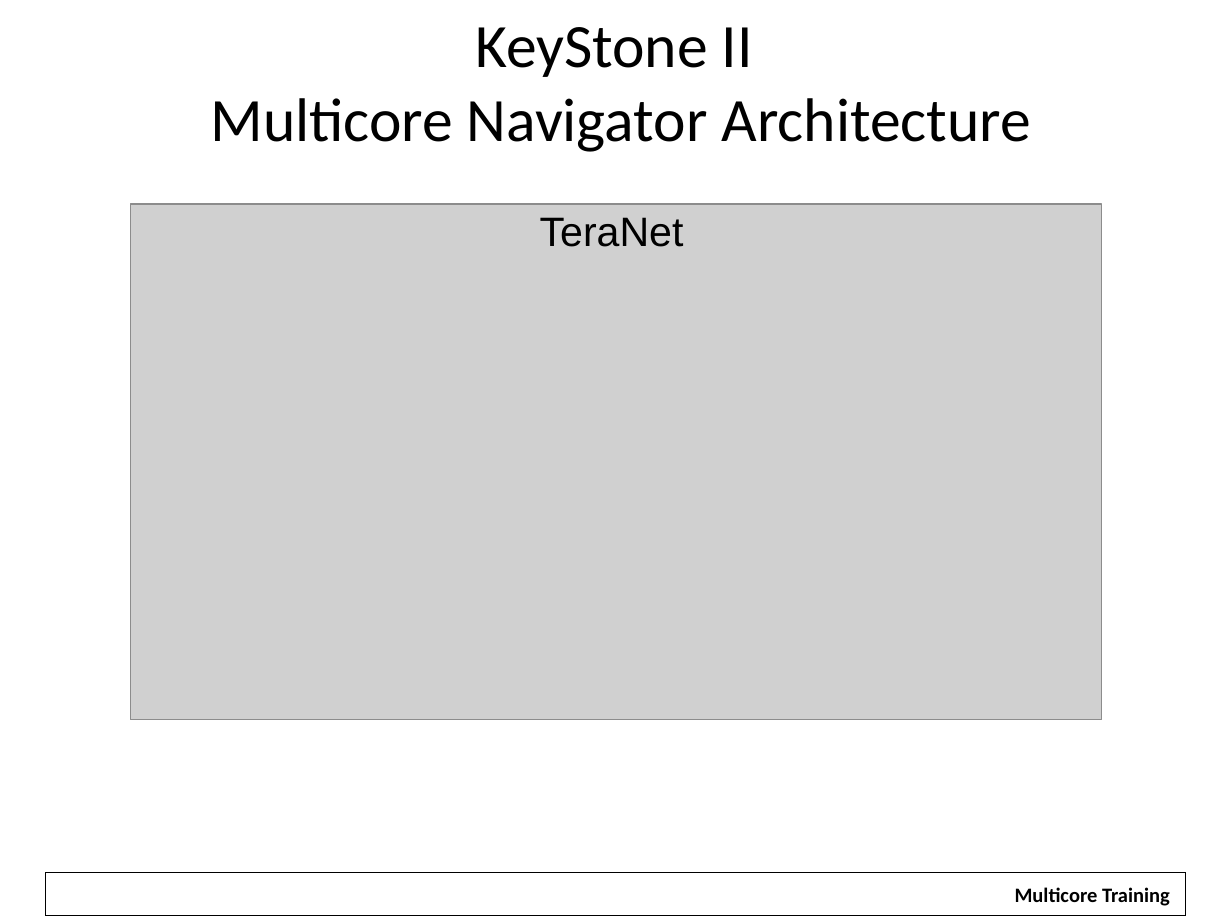
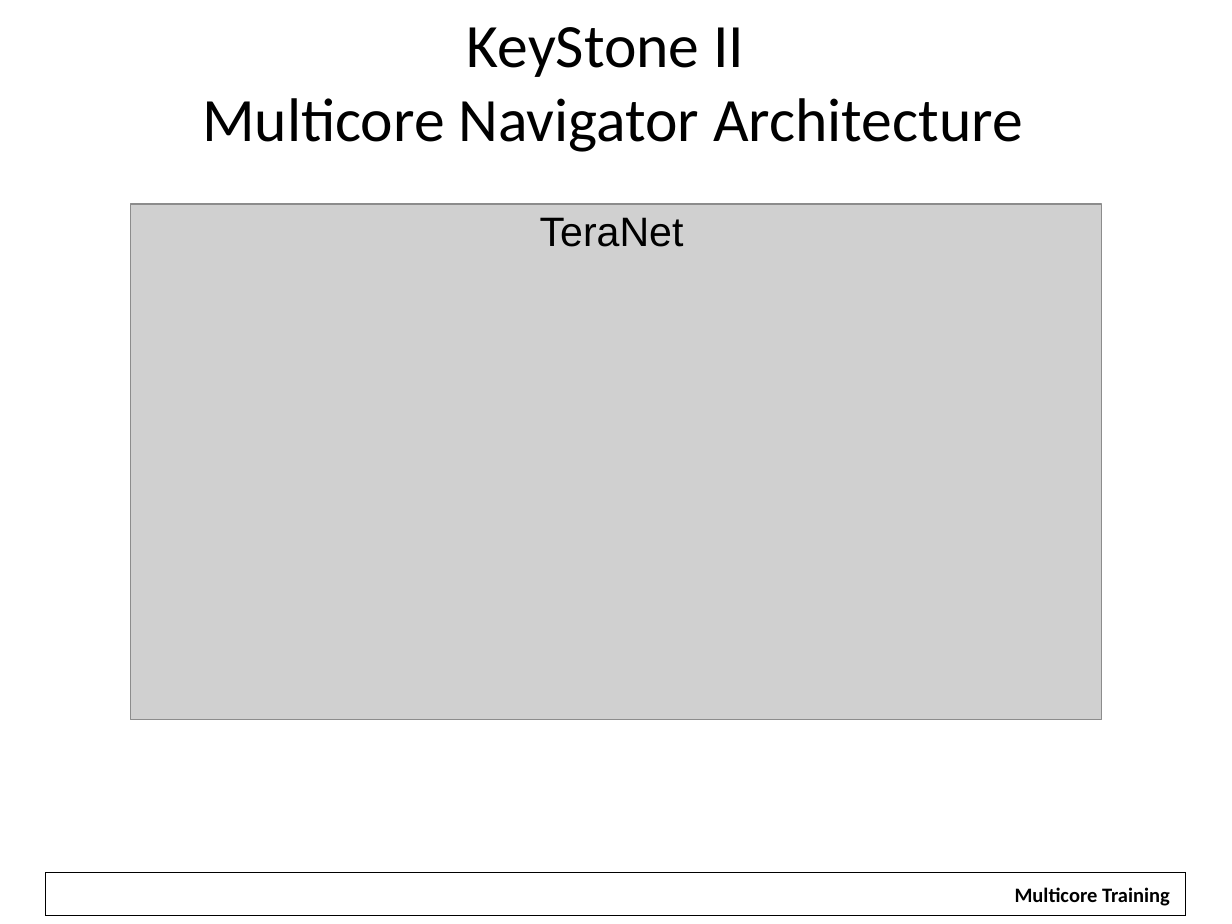
Before and after one commit to hari1989/keystone-workshop, a slide deck: slide 21 of preliminary/Working/presentations/KeyStone SoC Overview.pptx (slide 20 before the commit). Drawn at 1232x924 pixels with LibreOffice and Linux fonts; fonts in the diff are those of the drawing; grey boxes stand for pictures; background and template pictures are left out. Boxes give left, top, right and bottom in pixels: in the first picture for what was removed or moved away, otherwise in the second. Text is boxed around its words. In the diff, an @@ line names an element or a change of style, - is before the commit and + after.

```diff
--- a/preliminary/Working/presentations/KeyStone SoC Overview.pptx
+++ b/preliminary/Working/presentations/KeyStone SoC Overview.pptx
@@ title "KeyStone II Multicore Navigator Architecture": place and size @@
-title "KeyStone II Multicore Navigator Architecture" at box(210, 27, 1031, 152)
+title "KeyStone II Multicore Navigator Architecture" at box(202, 27, 1022, 152)
```
Also in this commit, not shown: 8 other slides changed, 1 slide added.
